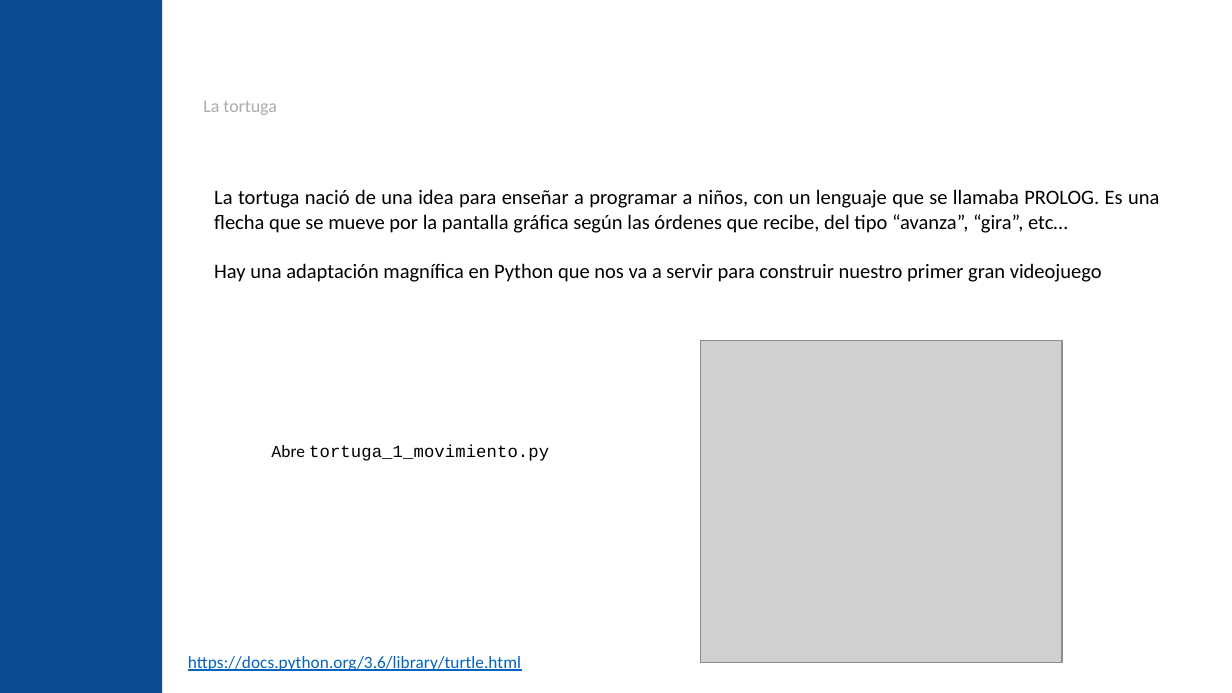
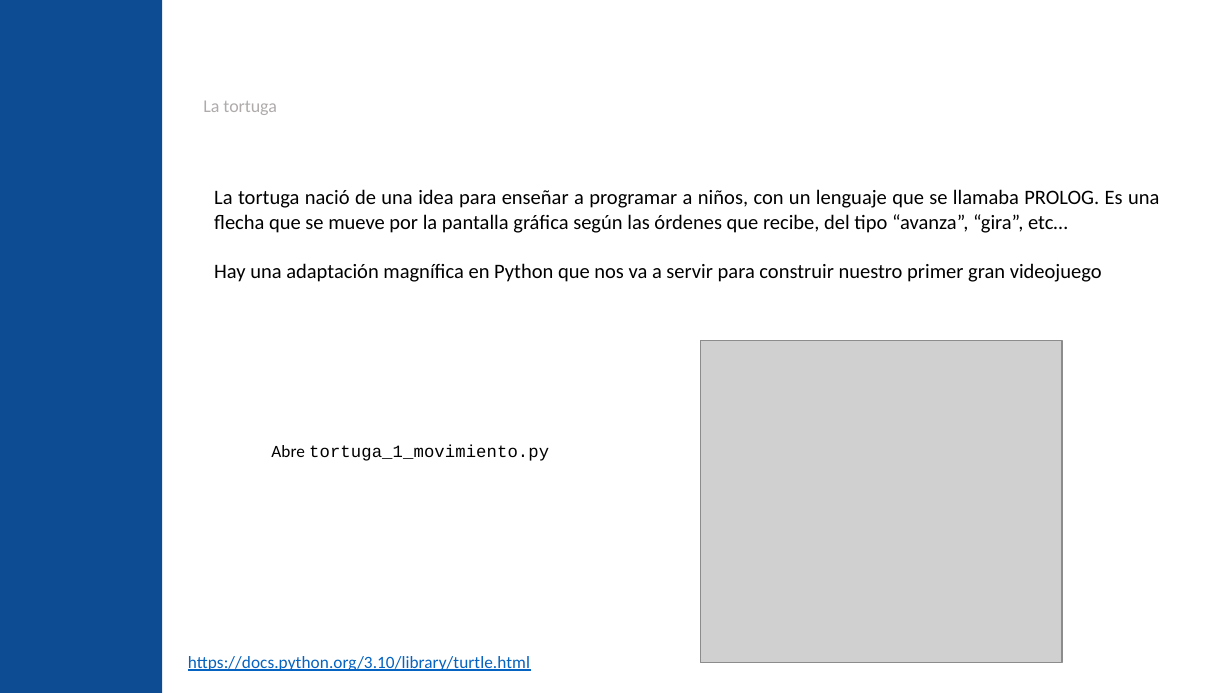
Before and after one commit to jgalgarra/introprogpython, a slide deck: slide 33 of slides/python_elemental_slides.pptx (slide 30 before the commit). Drawn at 1232x693 pixels with LibreOffice and Linux fonts; fonts in the diff are those of the drawing; grey boxes stand for pictures; background and template pictures are left out. Boxes give left, top, right and bottom in pixels: in the first picture for what was removed or moved away, otherwise in the second. Text is boxed around its words. In the diff, an @@ line names an element or a change of style, - is before the commit and + after.

```diff
--- a/slides/python_elemental_slides.pptx
+++ b/slides/python_elemental_slides.pptx
@@ text at (x1=188, y1=656, x2=530, y2=671): text changed @@
-https://docs.python.org/3.6/library/turtle.html
+https://docs.python.org/3.10/library/turtle.html
```
Also in this commit, not shown: 1 other slide changed, 3 slides added, 1 other file.
